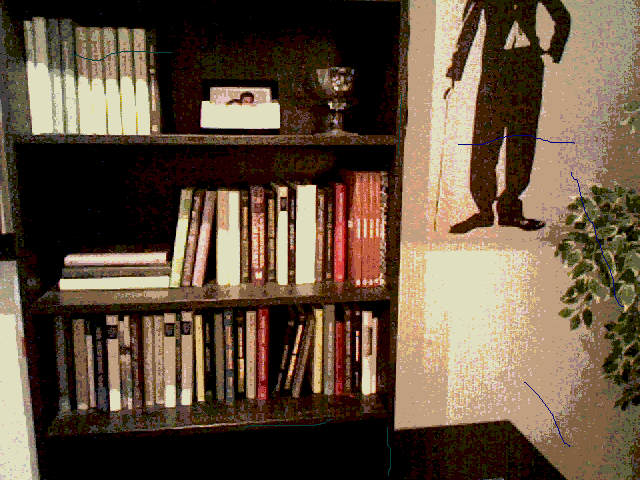
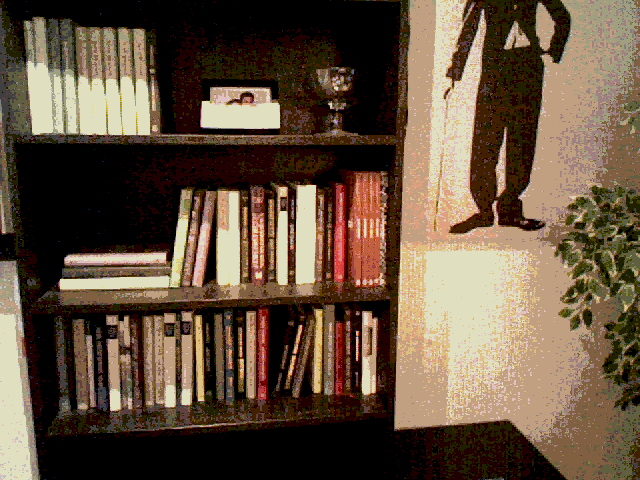
Before/after of a (640, 480) layered artwork. What changed in the layer stack:
removed layer "Layer #1" over [71, 51, 624, 476]
